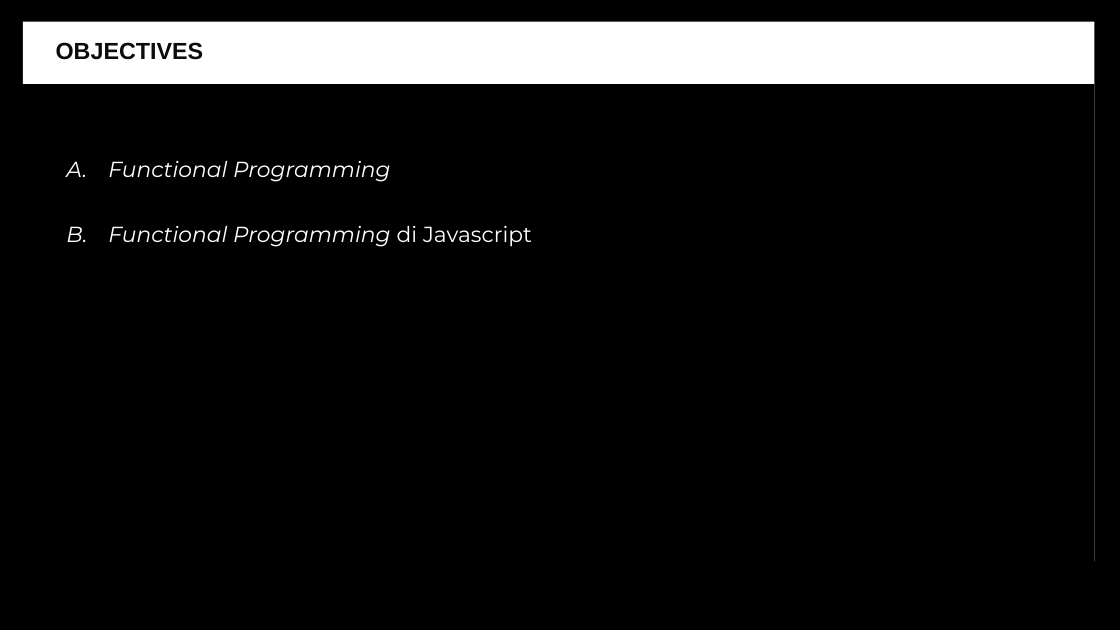
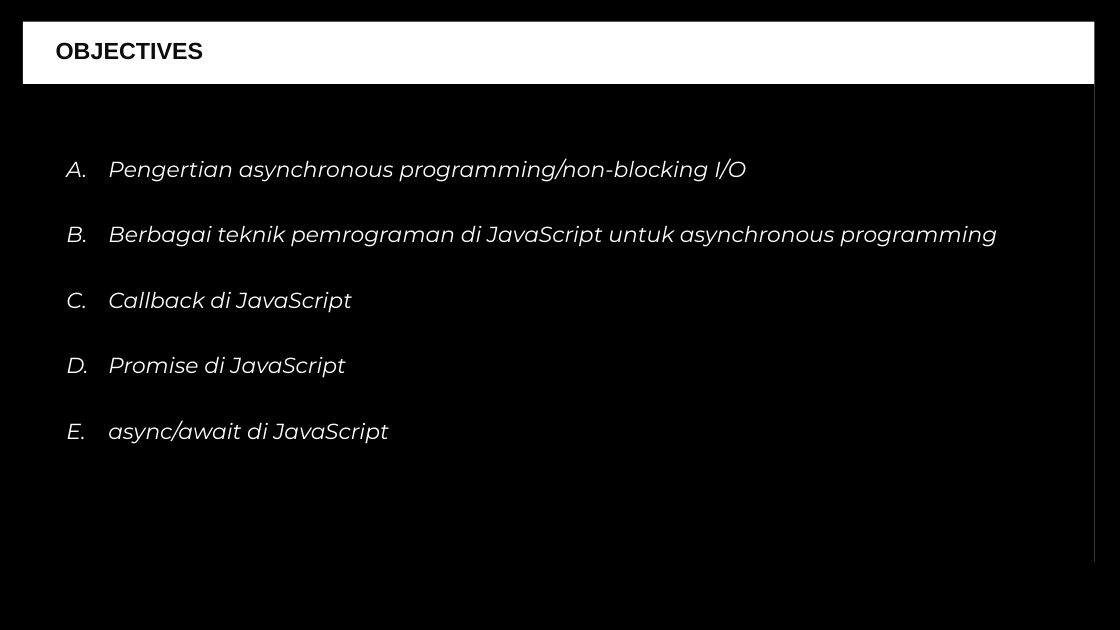
Before and after one commit to mahendrafajar17/axarschool, a slide deck: slide 2 of Backend/Modul 5.pptx. Drawn at 1120x630 pixels with LibreOffice and Linux fonts; fonts in the diff are those of the drawing. Boxes give left, top, right and bottom in pixels: in the first picture for what was removed or moved away, otherwise in the second. Text is boxed around its words. In the diff, an @@ line names an element or a change of style, - is before the commit and + after.

```diff
--- a/Backend/Modul 5.pptx
+++ b/Backend/Modul 5.pptx
@@ text at [108,158,997,444]: text changed @@
-A. Functional Programming
-B. Functional Programming di Javascript
+A. Pengertian asynchronous programming/non-blocking I/O
+B. Berbagai teknik pemrograman di JavaScript untuk asynchronous programming
+C. Callback di JavaScript
+D. Promise di JavaScript
+E. async/await di JavaScript
```
Also in this commit, not shown: 3 other slides changed, 6 slides added, 4 slides removed, 3 other files.
